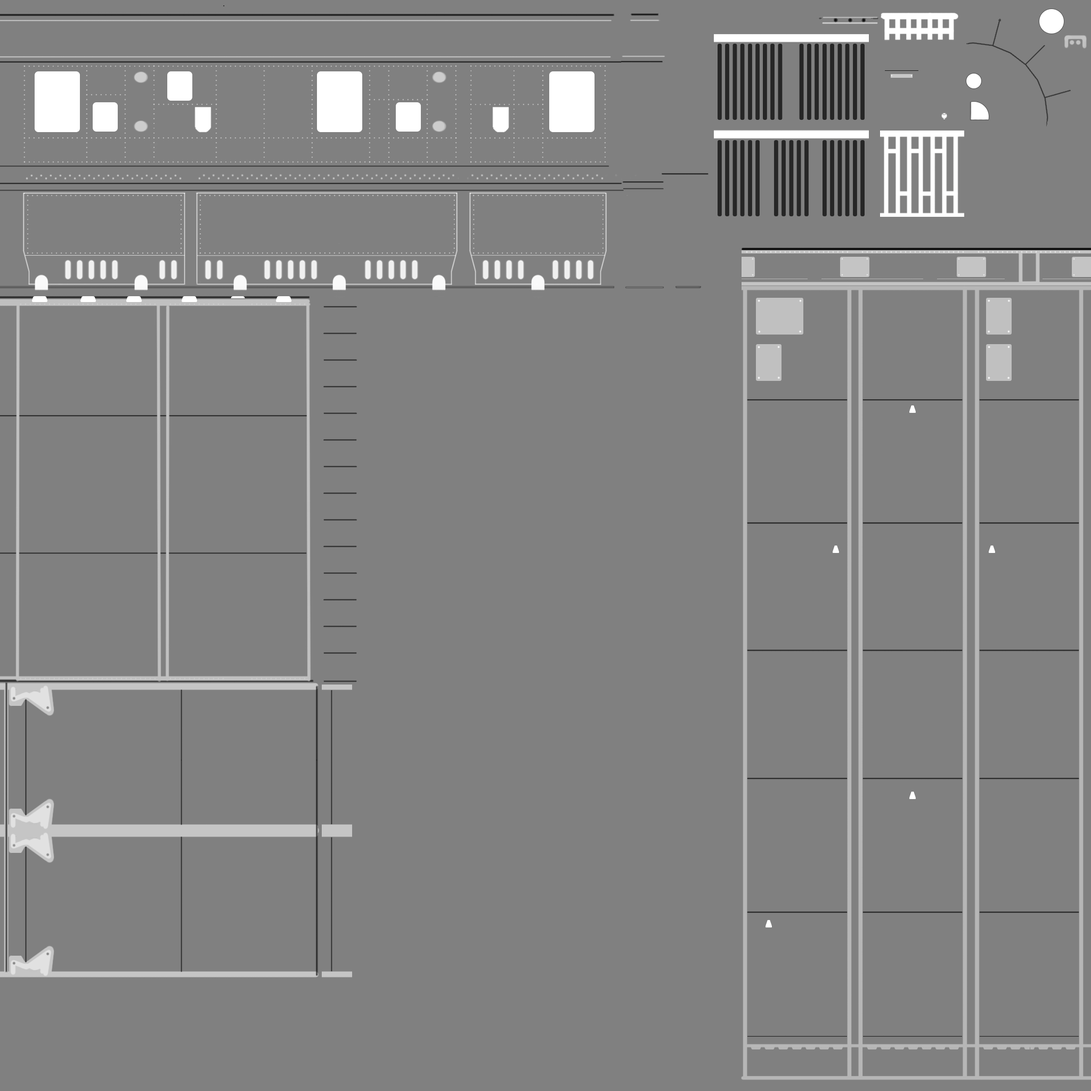
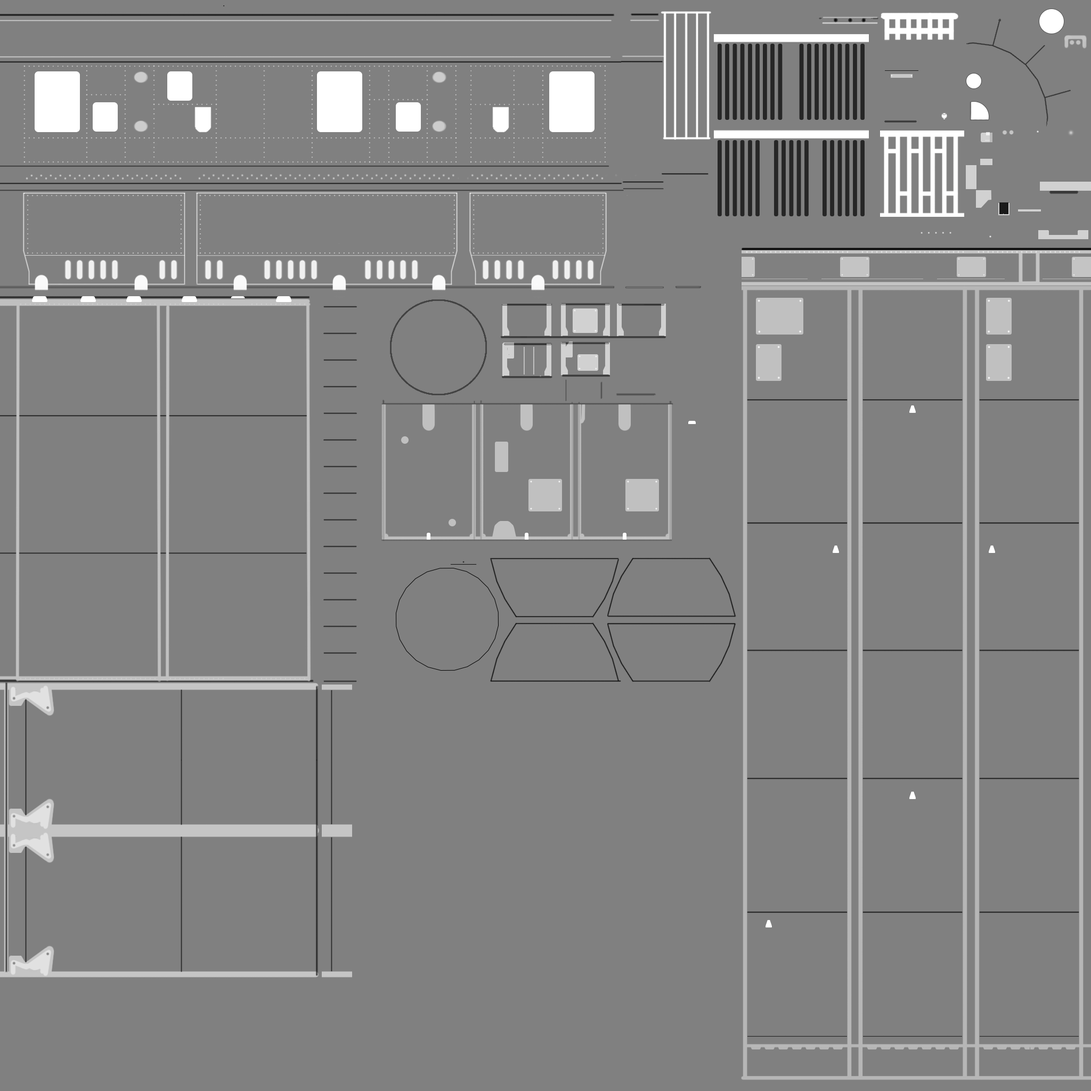
Layers edited between the first and the second 1091×1091 image:
added layer "Rivets" (1st of 3, in "S2Tank") in group "S2Tank" over [left=573, top=129, right=1040, bottom=371]
added layer "Shroud 2" in group "S2Tank" over [left=385, top=480, right=670, bottom=540]
added layer "Polygon 1" in group "S2Tank" over [left=395, top=557, right=738, bottom=683]
added layer "Interior" in group "S2Tank" over [left=660, top=11, right=713, bottom=141]
added layer "Rounded Rectangle 9" in group "S2Tank" over [left=688, top=421, right=697, bottom=425]
added layer "Lines" (overlay, 40%) in group "S2Tank" over [left=381, top=379, right=674, bottom=541]
added layer "Shroud" (50%) in group "S2Tank" over [left=381, top=404, right=673, bottom=541]
added layer "Ellipse 4" (overlay) in group "S2Tank" over [left=390, top=120, right=1079, bottom=396]
added layer "Vertical Lines" (80%) in group "S2Tank" over [left=502, top=128, right=1091, bottom=378]
